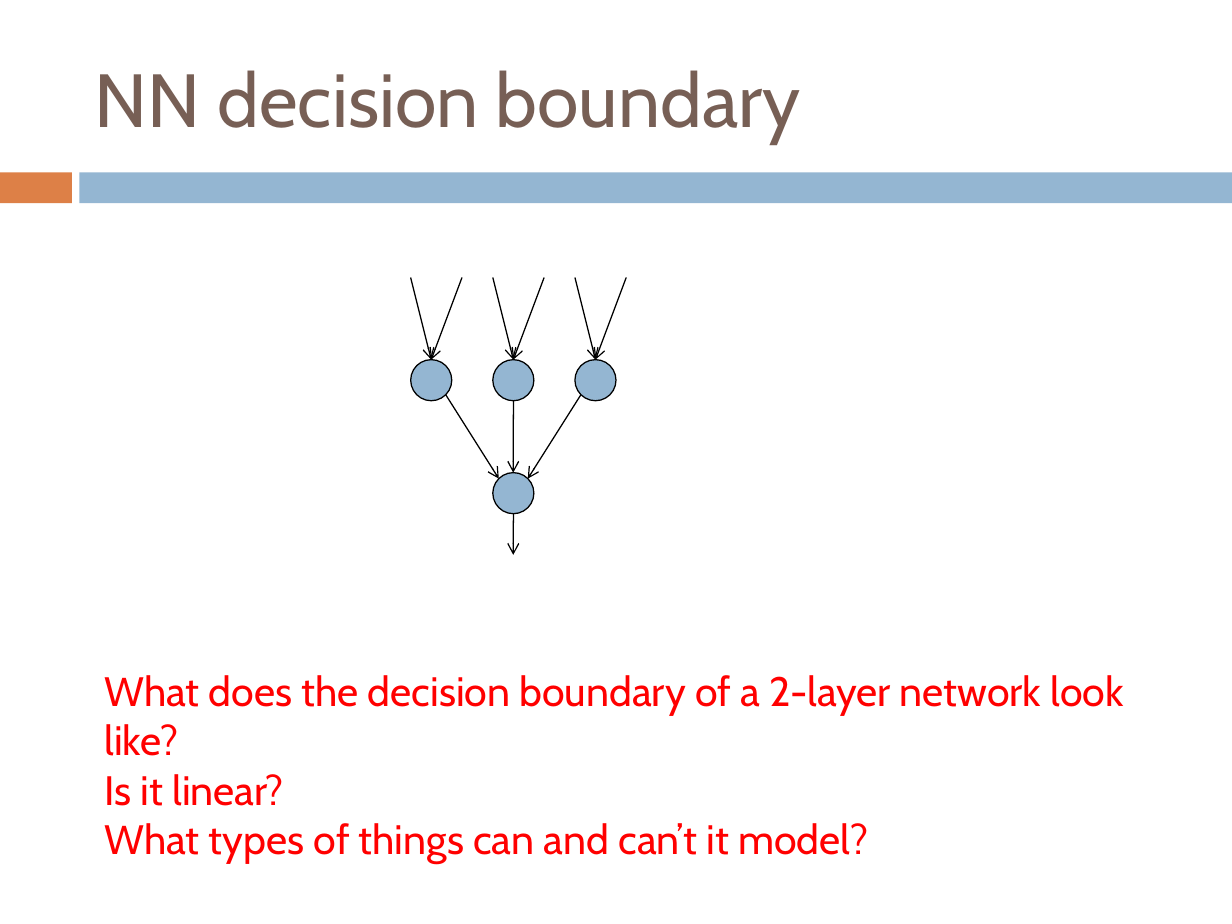
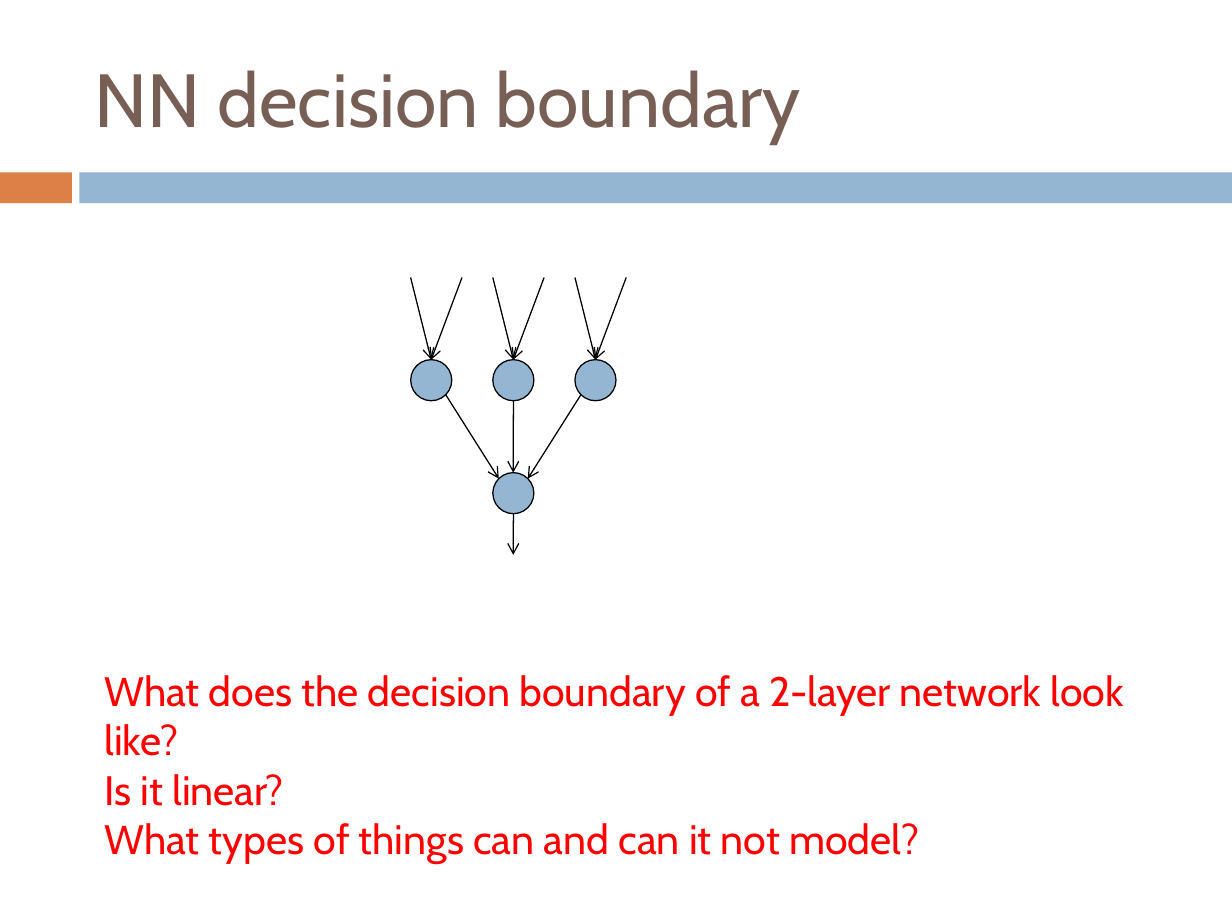
Before and after one commit to Collins-kariuk/Machine-Learning-CS158, a slide deck: slide 30 of Lectures/Lecture 16_Neural Networks.pptx. Drawn at 1232x924 pixels with LibreOffice and Linux fonts; fonts in the diff are those of the drawing. Boxes give left, top, right and bottom in pixels: in the first picture for what was removed or moved away, otherwise in the second. Text is boxed around its words. In the diff, an @@ line names an element or a change of style, - is before the commit and + after.

```diff
--- a/Lectures/Lecture 16_Neural Networks.pptx
+++ b/Lectures/Lecture 16_Neural Networks.pptx
@@ text at bbox=[105, 823, 919, 864]: text changed @@
-What types of things can and can’t it model?
+What types of things can and can it not model?
```
Also in this commit, not shown: 1 other slide changed, 4 other files.
